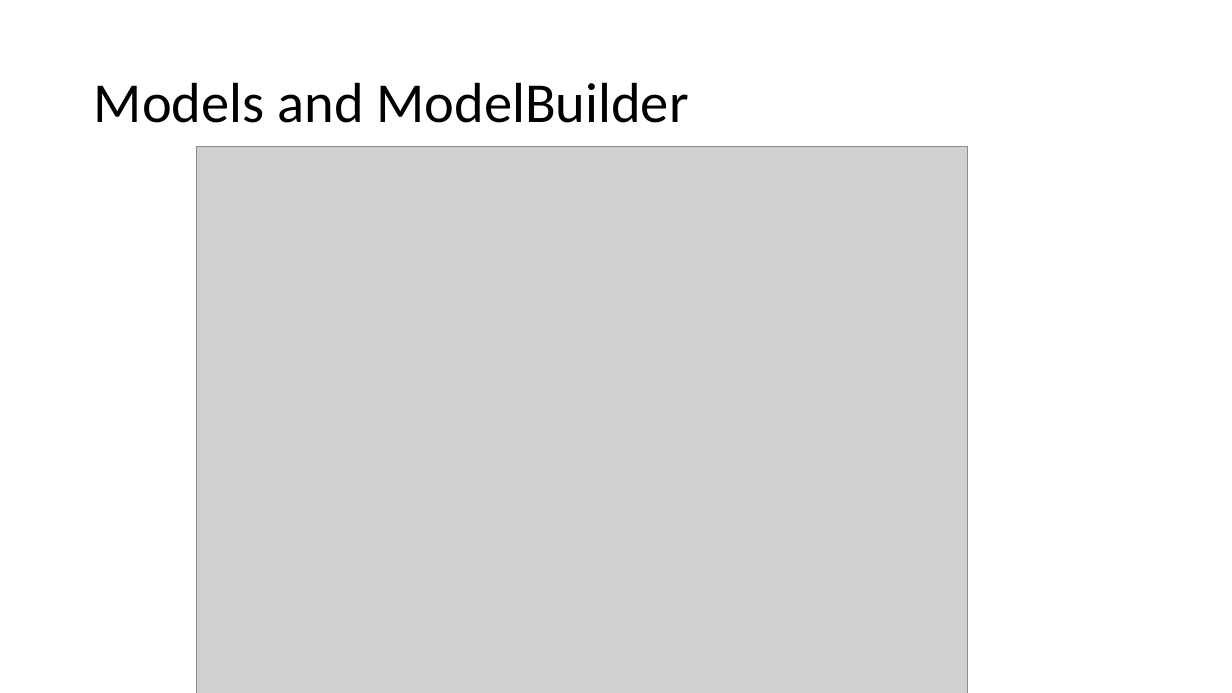
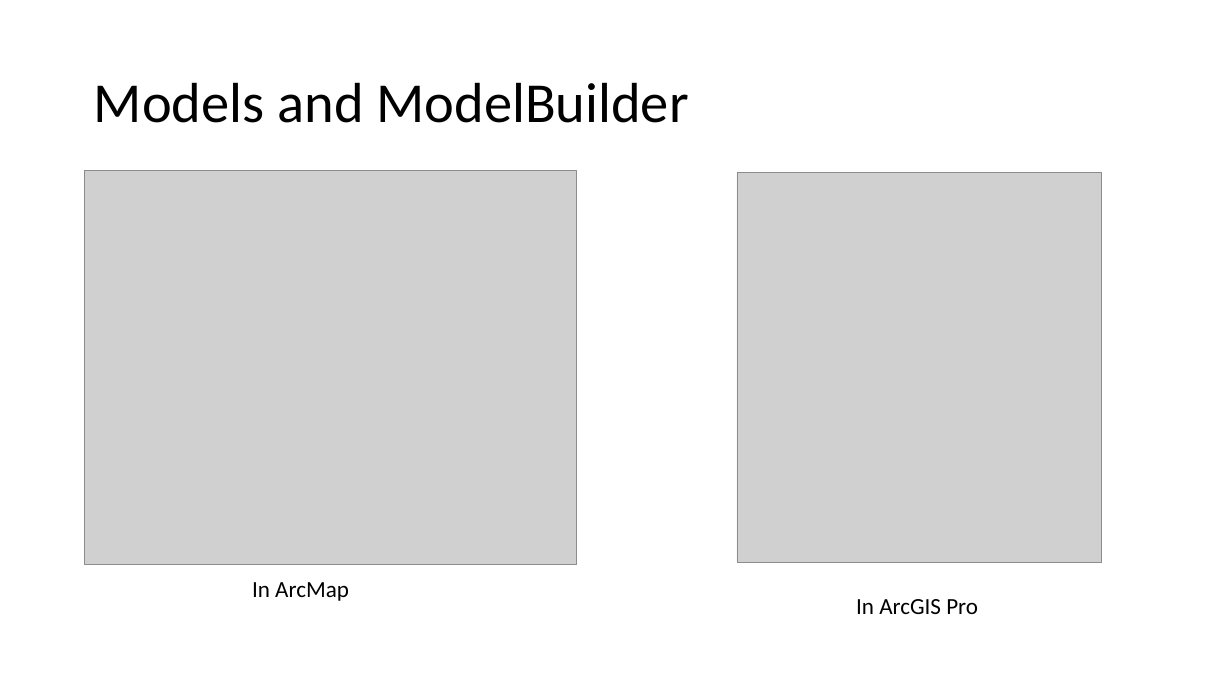
Before and after one commit to gbrunner/intro-prog-for-gis-rs, a slide deck: slide 9 of Week 2/Lecture_1_Geoprocessing_and_Python_Window.pptx. Drawn at 1232x693 pixels with LibreOffice and Linux fonts; fonts in the diff are those of the drawing; grey boxes stand for pictures. Boxes give left, top, right and bottom in pixels: in the first picture for what was removed or moved away, otherwise in the second. Text is boxed around its words. In the diff, an @@ line names an element or a change of style, - is before the commit and + after.

```diff
--- a/Week 2/Lecture_1_Geoprocessing_and_Python_Window.pptx
+++ b/Week 2/Lecture_1_Geoprocessing_and_Python_Window.pptx
@@ picture: place and size @@
-picture at [196,147,968,693]
+picture at [85,171,578,565]
@@ picture added at [738,173,1103,563] @@
@@ text added at [252,582,349,601], 18 pt, text #000000 @@
+In ArcMap
@@ text added at [856,599,978,614], 18 pt, text #000000 @@
+In ArcGIS Pro
```
Also in this commit, not shown: 12 other slides changed, 1 slide removed, 2 other files.
